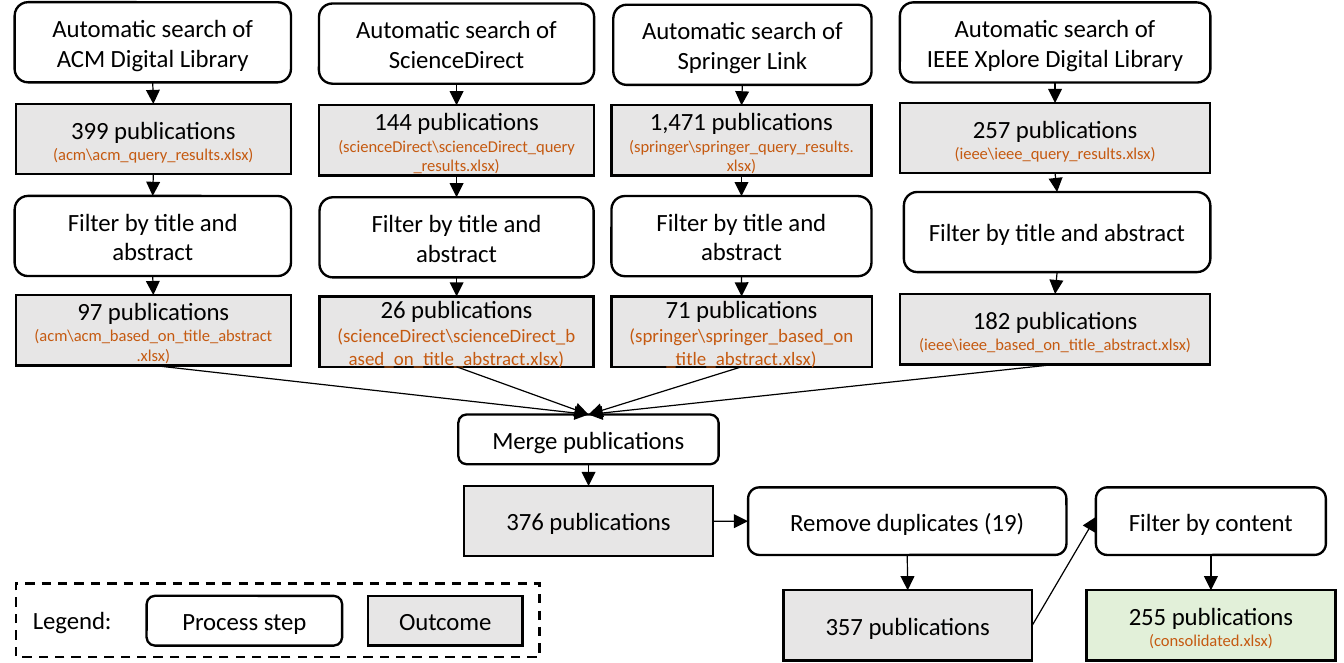
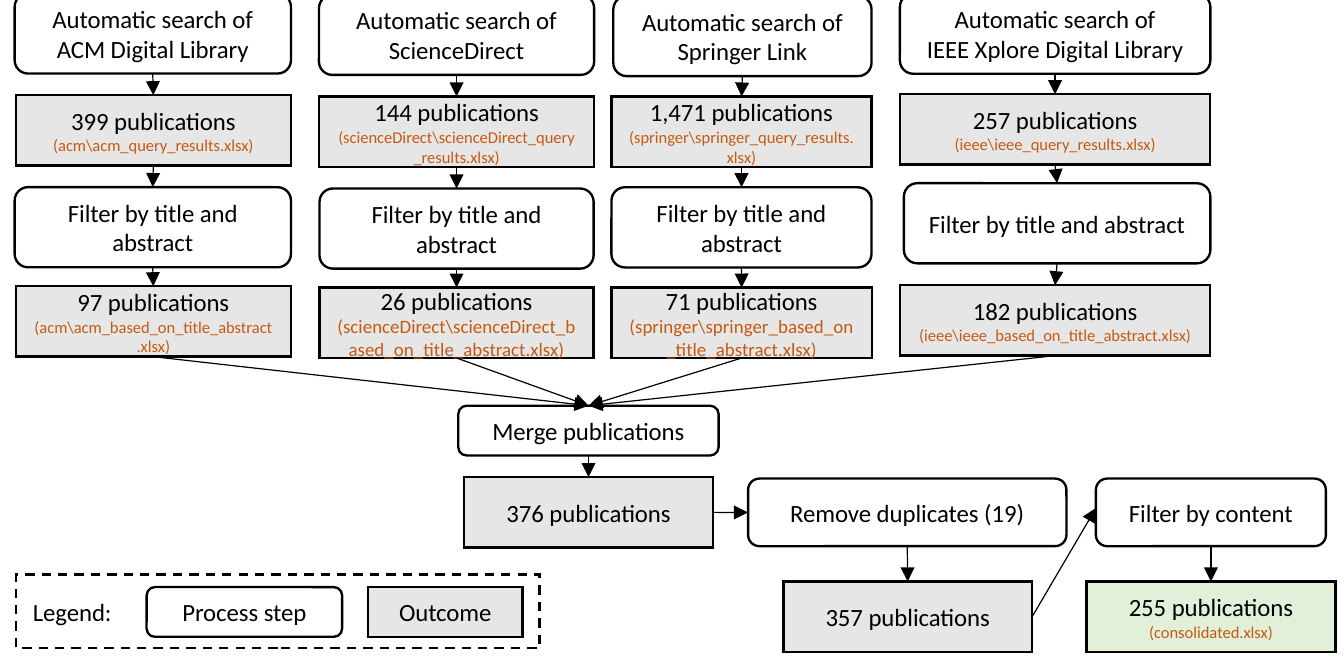
Before and after one commit to manoj5864/evolutionOfADM, a slide deck: slide 1 of searchProcess.pptx. Drawn at 1344x663 pixels with LibreOffice and Linux fonts; fonts in the diff are those of the drawing. Boxes give left, top, right and bottom in pixels: in the first picture for what was removed or moved away, otherwise in the second. Text is boxed around its words. In the diff, an @@ line names an element or a change of style, - is before the commit and + after.

```diff
--- a/searchProcess.pptx
+++ b/searchProcess.pptx
@@ 21 arrows, 13 rectangles, 12 rounded rectangles: place and size @@
-21 arrows, 13 rectangles, 12 rounded rectangles at [15,2,1335,660]
+21 arrows, 13 rectangles, 12 rounded rectangles at [15,0,1335,652]
```
Also in this commit, not shown: 1 other file.
